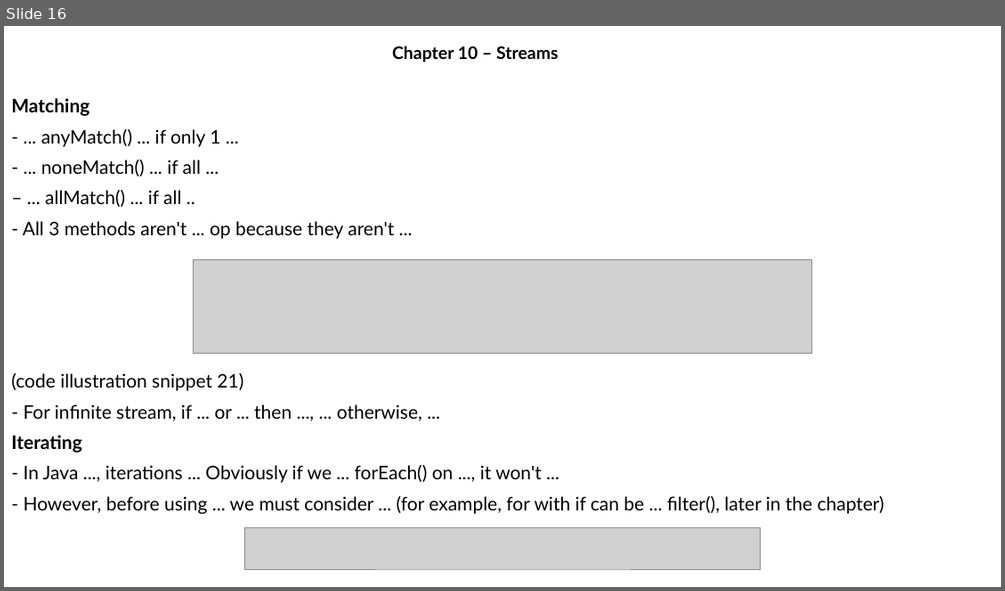
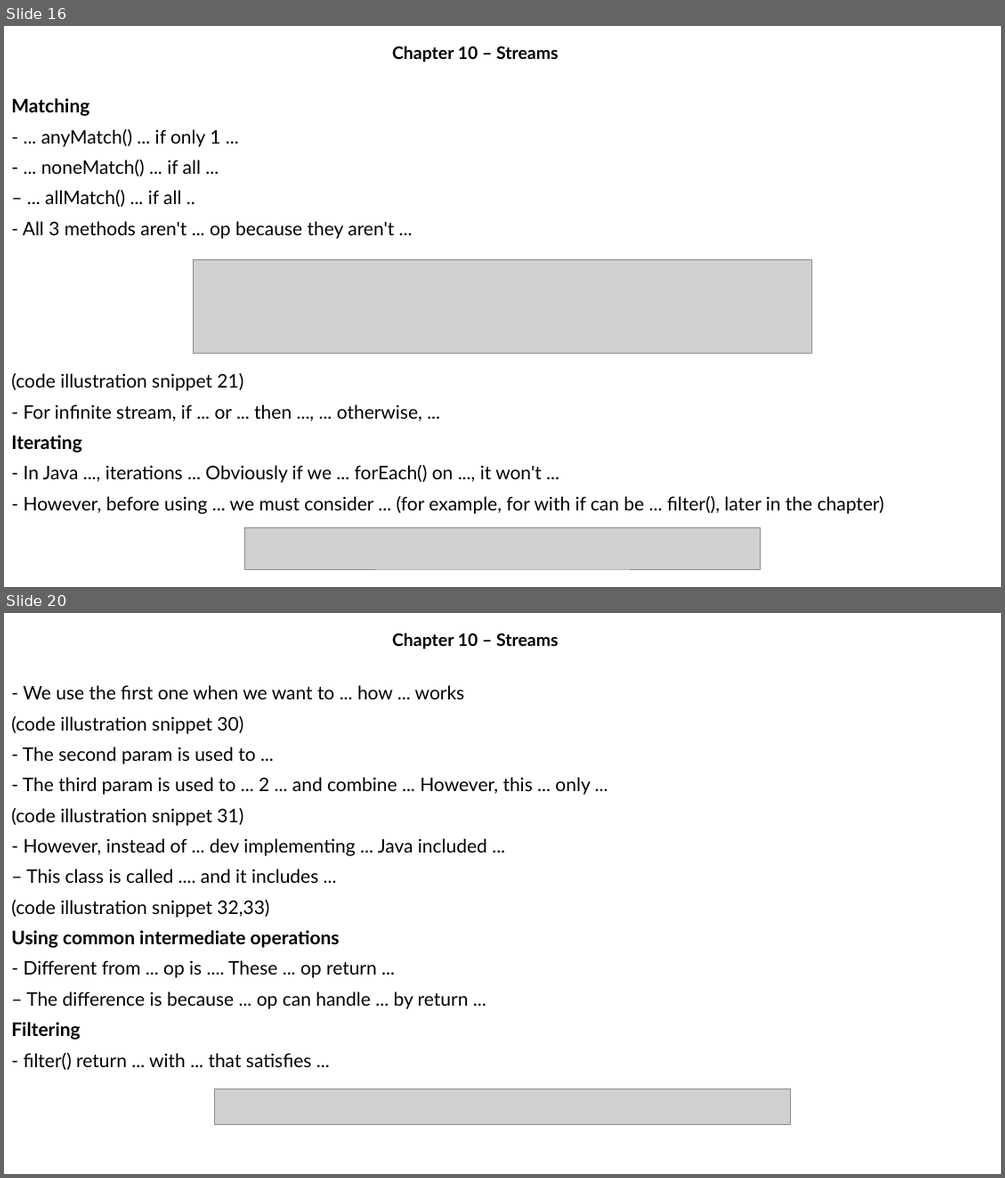
Before and after one commit to MaiDinhVinh/CS-Java, a slide deck: OCP17/Chapter 10 - Streams.pptx. Shown one above the other, each under a label of ours: slide 16 before the commit, slides 16 and 20 after it; the slides between them are not shown. The pictures are 1005x591 and 1005x1178 pixels, drawn with LibreOffice and Linux fonts; fonts in the diff are those of the drawing; grey boxes stand for pictures. Boxes give left, top, right and bottom in pixels: in the first picture for what was removed or moved away, otherwise in the second. Text is boxed around its words. In the diff, an @@ line names an element or a change of style, - is before the commit and + after.

```diff
--- a/OCP17/Chapter 10 - Streams.pptx
+++ b/OCP17/Chapter 10 - Streams.pptx
@@ slide 20 added at (x1=4, y1=613, x2=1001, y2=1174), background #FFFFFF @@
@@ subtitle added at (x1=392, y1=633, x2=558, y2=649), 16.6 pt, text #000000, bold @@
+Chapter 10 – Streams
@@ text added at (x1=11, y1=685, x2=590, y2=1070), 18 pt, text #000000 @@
+- We use the first one when we want to ... how ... works
+(code illustration snippet 30)
+- The second param is used to ...
+- The third param is used to ... 2 ... and combine ... However, this ... only ...
+(code illustration snippet 31)
+- However, instead of ... dev implementing ... Java included ...
+– This class is called .... and it includes ...
+(code illustration snippet 32,33)
+Using common intermediate operations
+- Different from ... op is .... These ... op return ...
+– The difference is because ... op can handle ... by return ...
+Filtering
+- filter() return ... with ... that satisfies ...
@@ picture added at (x1=214, y1=1089, x2=791, y2=1125) @@
```
Also in this commit, not shown: 1 slide changed, 18 other slides added.
